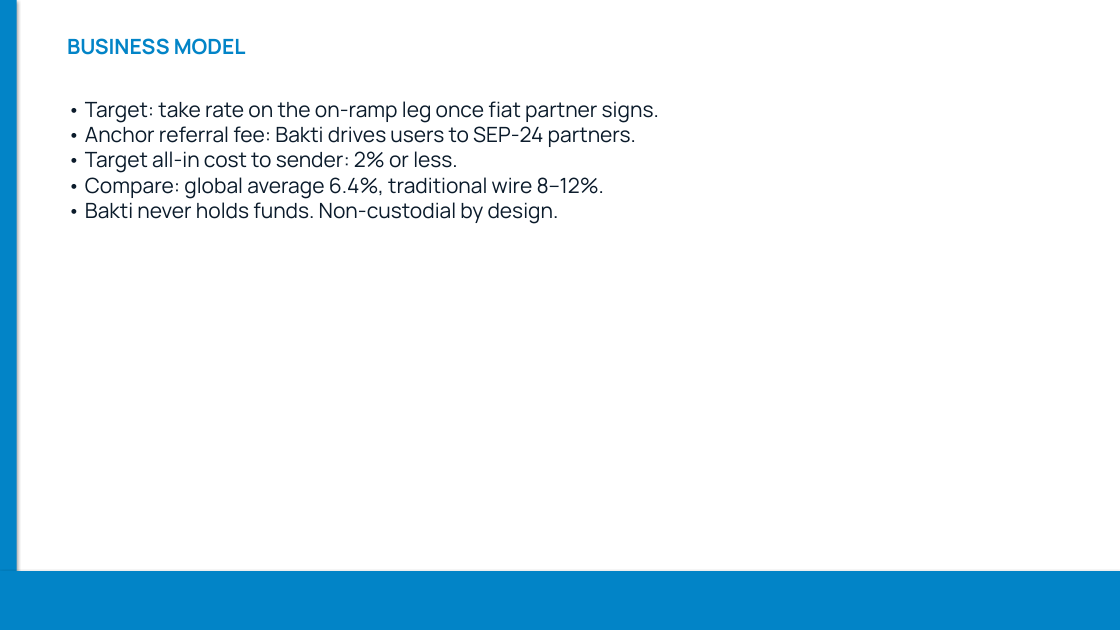
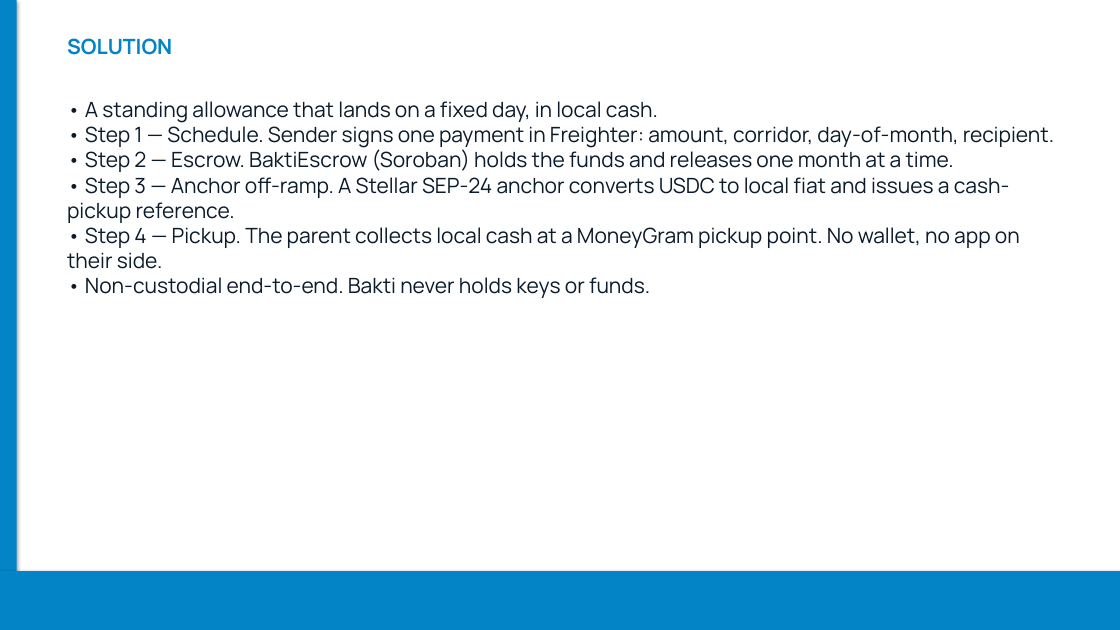
Before and after one commit to castrodennisstephens128174-jpg/Bakti, a slide deck: slide 5 of slides/Bakti.pptx (slide 8 before the commit). Drawn at 1120x630 pixels with LibreOffice and Linux fonts; fonts in the diff are those of the drawing. Boxes give left, top, right and bottom in pixels: in the first picture for what was removed or moved away, otherwise in the second. Text is boxed around its words. In the diff, an @@ line names an element or a change of style, - is before the commit and + after.

```diff
--- a/slides/Bakti.pptx
+++ b/slides/Bakti.pptx
@@ text at bbox=[67, 38, 172, 55]: text changed @@
-BUSINESS MODEL
+SOLUTION
@@ text at bbox=[67, 101, 1054, 298]: text changed @@
-• Target: take rate on the on-ramp leg once fiat partner signs.
-• Anchor referral fee: Bakti drives users to SEP-24 partners.
-• Target all-in cost to sender: 2% or less.
-• Compare: global average 6.4%, traditional wire 8–12%.
-• Bakti never holds funds. Non-custodial by design.
+• A standing allowance that lands on a fixed day, in local cash.
+• Step 1 — Schedule. Sender signs one payment in Freighter: amount, corridor, day-of-month, recipient.
+• Step 2 — Escrow. BaktiEscrow (Soroban) holds the funds and releases one month at a time.
+• Step 3 — Anchor off-ramp. A Stellar SEP-24 anchor converts USDC to local fiat and issues a cash-pickup reference.
+• Step 4 — Pickup. The parent collects local cash at a MoneyGram pickup point. No wallet, no app on their side.
+• Non-custodial end-to-end. Bakti never holds keys or funds.
```
Also in this commit, not shown: 5 other slides changed, 3 slides added, 5 slides removed, 3 other files.
